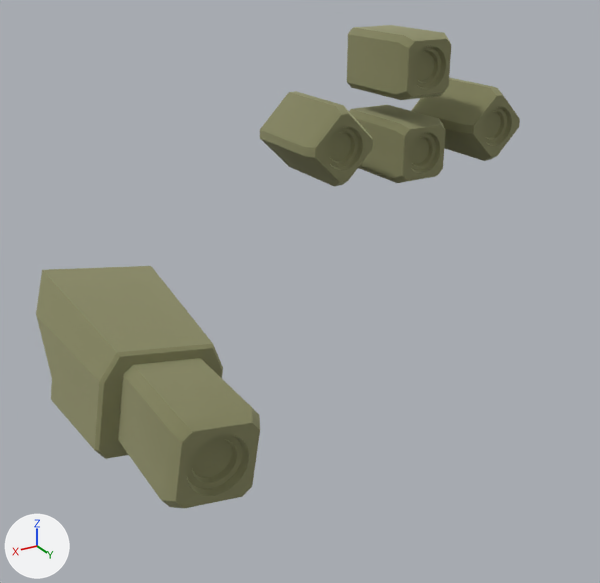
The glTF model Assets/Models/WolfhoundWeapons.glb as it was, and as the next commit left it.
The view is the same before and after, from a 50 mm camera at (0.82, 1.351, 1.956) aimed at (0.283, 0.457, 1.508). The lights are fixed; the arrows at lower left show +X, +Y and +Z. The picture after the commit comes second. Where no turn or scale is listed for an object, it has been applied to the vertices.

Objects in the first picture: 'Forearm_Right_EH1_Laser', 'Torso_Center_EH1_Laser', 'Torso_Center_EH2_Laser', 'Torso_Left_EH1_Laser', 'Torso_Right_EH1_Laser'.
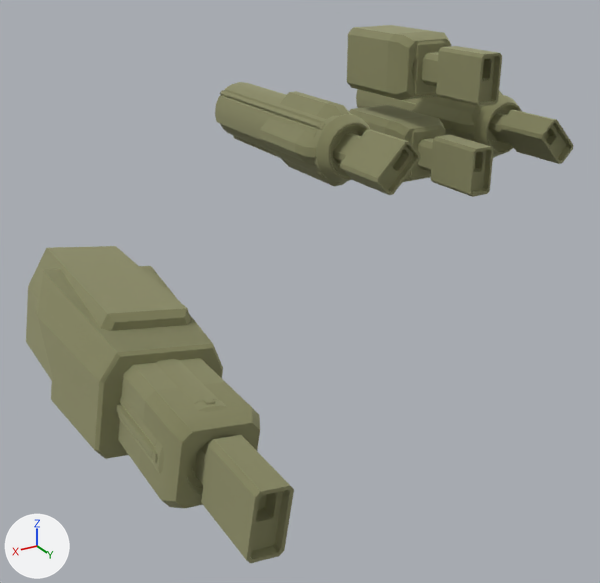
The edits, one by one:
Mesh me_torso_right_eh1_ppc is new.
It has 380 vertices, 618 faces and spans x -0.05..0.05, y -0.175..0.175, z -0.05..0.05.
It uses material mat_wolfhoundvariantolive (beige #b6b693).
Mesh me_torso_right_eh1_flamer is new.
It has 112 vertices, 214 faces and spans x -0.06..0.06, y -0.126..0.126, z -0.06..0.06.
It uses material mat_wolfhoundvariantolive (beige #b6b693).
Mesh me_torso_left_eh1_ppc is new.
It has 380 vertices, 618 faces and spans x -0.05..0.05, y -0.175..0.175, z -0.05..0.05.
It uses material mat_wolfhoundvariantolive (beige #b6b693).
Mesh me_torso_left_eh1_flamer is new.
It has 112 vertices, 214 faces and spans x -0.06..0.06, y -0.126..0.126, z -0.06..0.06.
It uses material mat_wolfhoundvariantolive (beige #b6b693).
Mesh me_torso_center_eh2_flamer is new.
It has 112 vertices, 214 faces and spans x -0.047..0.047, y -0.126..0.126, z -0.047..0.047.
It uses material mat_wolfhoundvariantolive (beige #b6b693).
Mesh me_torso_center_eh1_flamer is new.
It has 112 vertices, 214 faces and spans x -0.047..0.047, y -0.126..0.126, z -0.047..0.047.
It uses material mat_wolfhoundvariantolive (beige #b6b693).
Mesh me_forearm_right_eh1_ppc is new.
It has 416 vertices, 680 faces and spans x -0.072..0.072, y -0.21..0.21, z -0.083..0.083.
It uses material mat_wolfhoundvariantolive (beige #b6b693).
Mesh me_forearm_right_eh1_flamer is new.
It has 148 vertices, 274 faces and spans x -0.088..0.088, y -0.229..0.229, z -0.078..0.078.
It uses material mat_wolfhoundvariantolive (beige #b6b693).
Object 'Torso_Right_EH1_PPC' (ob_torso_right_eh1_ppc) is new; it shows me_torso_right_eh1_ppc.
Its location is (0.148, 0.202, 1.669).
Object 'Torso_Right_EH1_Flamer' (ob_torso_right_eh1_flamer) is new; it shows me_torso_right_eh1_flamer.
Its location is (0.148, 0.363, 1.669).
Object 'Torso_Left_EH1_PPC' (ob_torso_left_eh1_ppc) is new; it shows me_torso_left_eh1_ppc.
Its location is (-0.149, 0.202, 1.669).
Object 'Torso_Left_EH1_Flamer' (ob_torso_left_eh1_flamer) is new; it shows me_torso_left_eh1_flamer.
Its location is (-0.149, 0.363, 1.669).
Object 'Torso_Center_EH2_Flamer' (ob_torso_center_eh2_flamer) is new; it shows me_torso_center_eh2_flamer.
Its location is (-0.001, 0.363, 1.644).
Object 'Torso_Center_EH1_Flamer' (ob_torso_center_eh1_flamer) is new; it shows me_torso_center_eh1_flamer.
Its location is (-0.001, 0.363, 1.773).
Object 'Forearm_Right_EH1_PPC' (ob_forearm_right_eh1_ppc) is new; it shows me_forearm_right_eh1_ppc.
Its location is (0.553, 0.54, 1.506).
Object 'Forearm_Right_EH1_Flamer' (ob_forearm_right_eh1_flamer) is new; it shows me_forearm_right_eh1_flamer.
Its location is (0.55, 0.627, 1.509).

Pixel boxes (x1, y1, x2, y2) of what changed, in the pictures (600 x 583 px):
'Forearm_Right_EH1_Flamer', added (beige): after (43, 266, 294, 563)
'Forearm_Right_EH1_PPC', added (beige): after (26, 246, 227, 474)
'Torso_Center_EH1_Flamer', added (beige): after (356, 26, 502, 106)
'Torso_Right_EH1_PPC', added (beige): after (215, 82, 370, 182)
'Torso_Right_EH1_Flamer', added (beige): after (268, 94, 420, 195)
'Torso_Center_EH2_Flamer', added (beige): after (357, 107, 494, 197)
'Torso_Left_EH1_Flamer', added (beige): after (421, 102, 573, 164)
'Torso_Left_EH1_PPC', added (beige): after (356, 89, 522, 157)
'Torso_Right_EH1_Laser', unchanged, covered by the edit: before (260, 91, 373, 186); after (260, 91, 351, 186)
'Torso_Center_EH2_Laser', unchanged, covered by the edit: before (349, 105, 446, 183); after (349, 105, 446, 182)
'Torso_Left_EH1_Laser', unchanged, covered by the edit: before (411, 77, 520, 161); after (411, 91, 503, 158)
